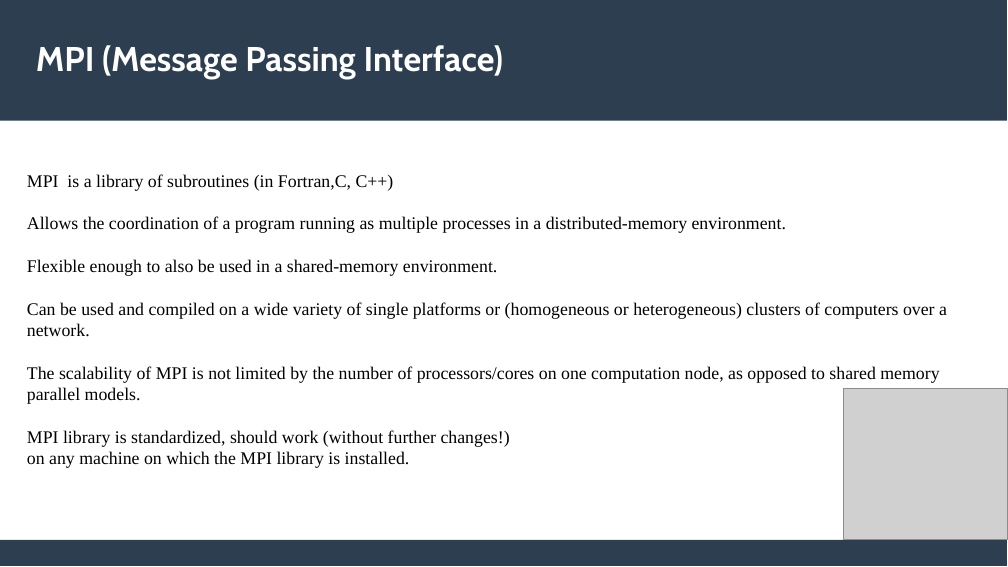
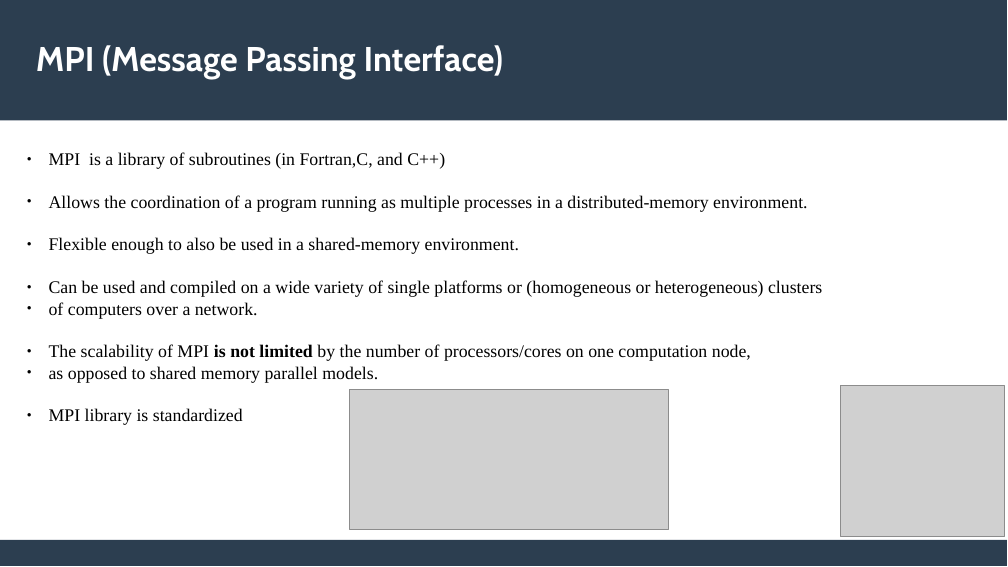
Before and after one commit to lemoinep/ParallelProgramming, a slide deck: slide 5 of MySlides/Session2_ParallelProgramming_MPI.pptx (slide 6 before the commit). Drawn at 1008x567 pixels with LibreOffice and Linux fonts; fonts in the diff are those of the drawing; grey boxes stand for pictures. Boxes give left, top, right and bottom in pixels: in the first picture for what was removed or moved away, otherwise in the second. Text is boxed around its words. In the diff, an @@ line names an element or a change of style, - is before the commit and + after.

```diff
--- a/MySlides/Session2_ParallelProgramming_MPI.pptx
+++ b/MySlides/Session2_ParallelProgramming_MPI.pptx
@@ text "MPI is a library of ...": place and size @@
-text "MPI is a library of ..." at <box>27,174,947,447</box>
+text "MPI is a library of ..." at <box>49,152,822,425</box>
@@ text at <box>49,152,445,169</box>: text changed @@
-MPI is a library of subroutines (in Fortran,C, C++)
+● MPI is a library of subroutines (in Fortran,C, and C++)
@@ text at <box>49,195,807,254</box>: alignment left to justified; bullet none to ● @@
@@ text at <box>49,280,822,425</box>: text changed @@
-Can be used and compiled on a wide variety of single platforms or (homogeneous or heterogeneous) clusters of computers over a network.
-The scalability of MPI is not limited by the number of processors/cores on one computation node, as opposed to shared memory parallel models.
-MPI library is standardized, should work (without further changes!)
-on any machine on which the MPI library is installed.
+● Can be used and compiled on a wide variety of single platforms or (homogeneous or heterogeneous) clusters
+● of computers over a network.
+● The scalability of MPI is not limited by the number of processors/cores on one computation node,
+● as opposed to shared memory parallel models.
+● MPI library is standardized
@@ picture added at <box>349,390,669,529</box> @@
```
Also in this commit, not shown: 11 other slides changed, 6 slides added, 3 slides removed, 1 other file.
